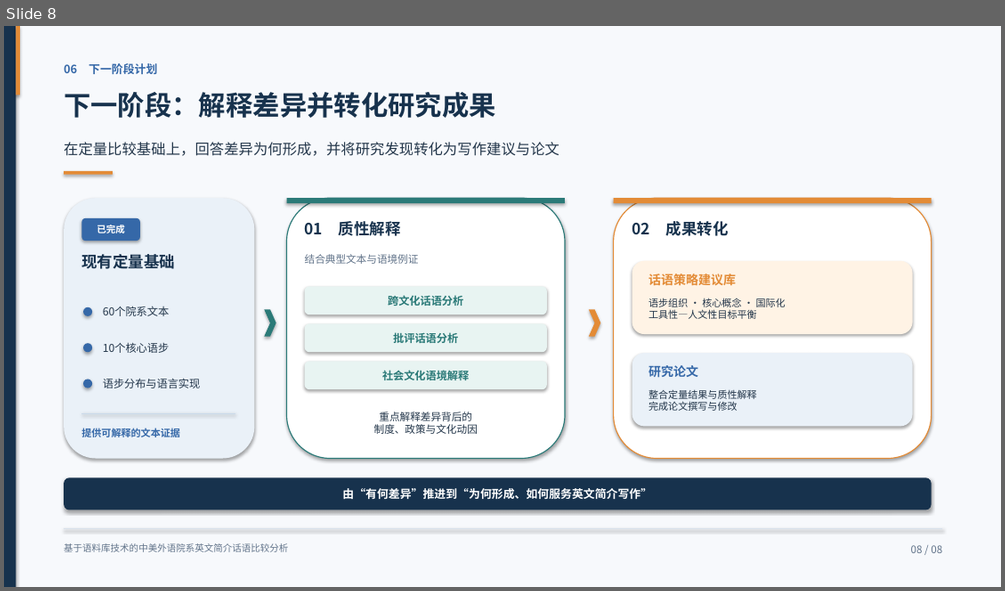
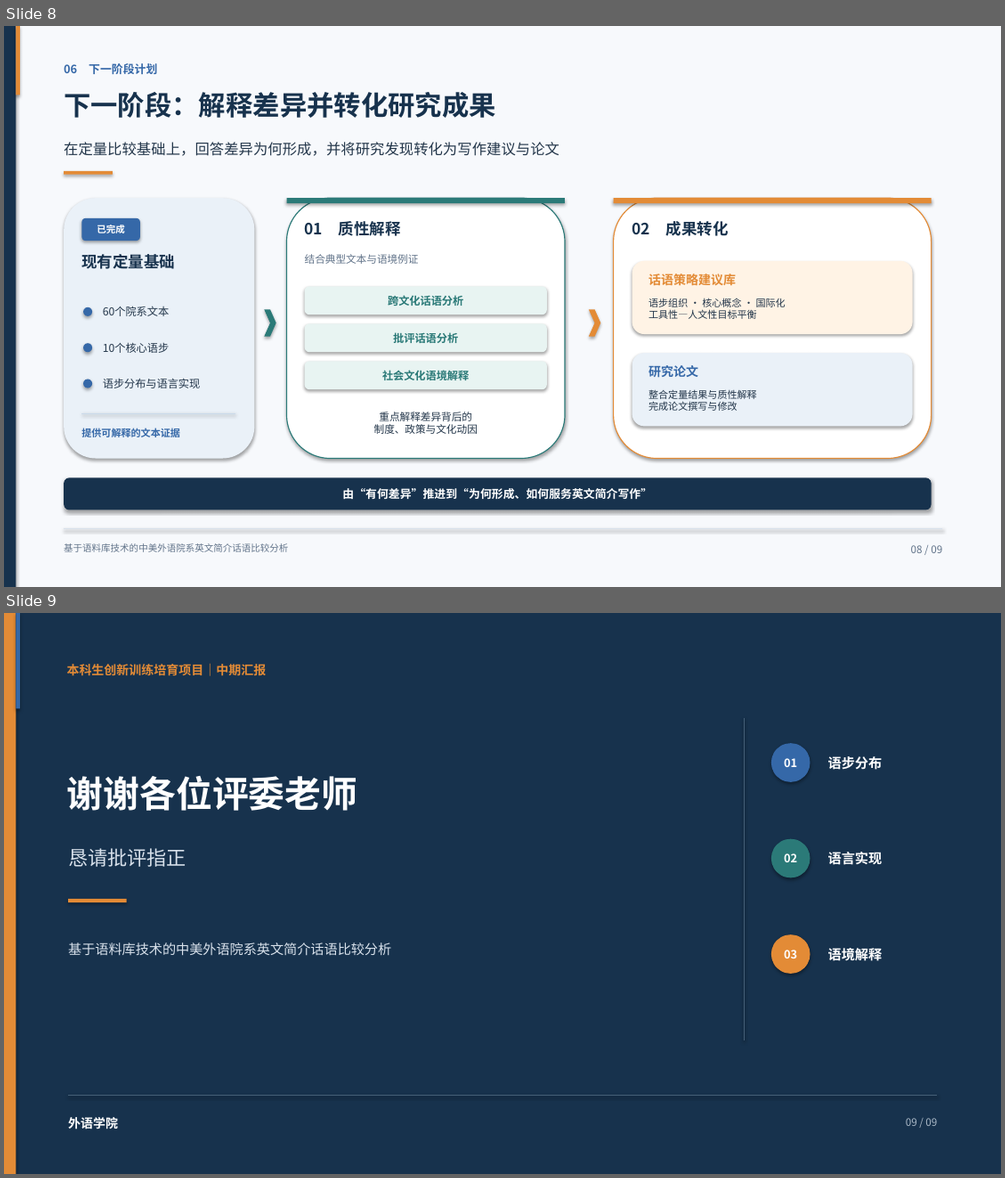
Before and after one commit to Kiraxh9/Auto-Empirical-Research-Skills, a slide deck: midterm-report/presentation/中美外语院系英文简介_5分钟汇报.pptx. Shown one above the other, each under a label of ours: slide 8 before the commit, slides 8 and 9 after it. The pictures are 1005x591 and 1005x1178 pixels, drawn with LibreOffice and Linux fonts; fonts in the diff are those of the drawing. Boxes give left, top, right and bottom in pixels: in the first picture for what was removed or moved away, otherwise in the second. Text is boxed around its words. In the diff, an @@ line names an element or a change of style, - is before the commit and + after.

```diff
--- a/midterm-report/presentation/中美外语院系英文简介_5分钟汇报.pptx
+++ b/midterm-report/presentation/中美外语院系英文简介_5分钟汇报.pptx
@@ slide 9 added at box(4, 613, 1001, 1174), background #FFFFFF @@
@@ rectangle added at box(4, 613, 1001, 1174), fill #17324D @@
@@ rectangle added at box(4, 613, 16, 1174), fill #E38B36 @@
@@ rectangle added at box(16, 613, 20, 709), fill #3568A8 @@
@@ text added at box(67, 664, 267, 676), 12 pt, text #E38B36, bold @@
+本科生创新训练培育项目｜中期汇报
@@ line added from (744, 718) to (744, 1041), #456078 1 pt @@
@@ ellipse added at box(771, 743, 810, 782), fill #3568A8 @@
@@ text added at box(784, 758, 797, 767), 11 pt, text #FFFFFF, bold @@
+01
@@ text added at box(828, 756, 882, 770), 13 pt, text #FFFFFF, bold @@
+语步分布
@@ text added at box(67, 776, 358, 811), 35 pt, text #FFFFFF, bold @@
+谢谢各位评委老师
@@ text added at box(68, 848, 186, 867), 19 pt, text #D8E1EB @@
+恳请批评指正
@@ ellipse added at box(771, 839, 810, 877), fill #2B7A78 @@
@@ text added at box(828, 852, 882, 865), 13 pt, text #FFFFFF, bold @@
+语言实现
@@ text added at box(784, 853, 797, 862), 11 pt, text #FFFFFF, bold @@
+02
@@ rectangle added at box(68, 899, 127, 902), fill #E38B36 @@
@@ text added at box(68, 942, 391, 956), 13 pt, text #D8E1EB @@
+基于语料库技术的中美外语院系英文简介话语比较分析
@@ ellipse added at box(771, 934, 810, 973), fill #E38B36 @@
@@ text added at box(784, 949, 797, 958), 11 pt, text #FFFFFF, bold @@
+03
@@ text added at box(828, 946, 882, 964), 13 pt, text #FFFFFF, bold @@
+语境解释
@@ line added from (68, 1095) to (938, 1095), #456078 0.8 pt @@
@@ text added at box(68, 1117, 118, 1128), 12 pt, text #FFFFFF, bold @@
+外语学院
@@ text added at box(906, 1118, 937, 1126), 10 pt, text #AAB8C6 @@
+09 / 09
```
Also in this commit, not shown: 7 other slides changed, 10 other files.
